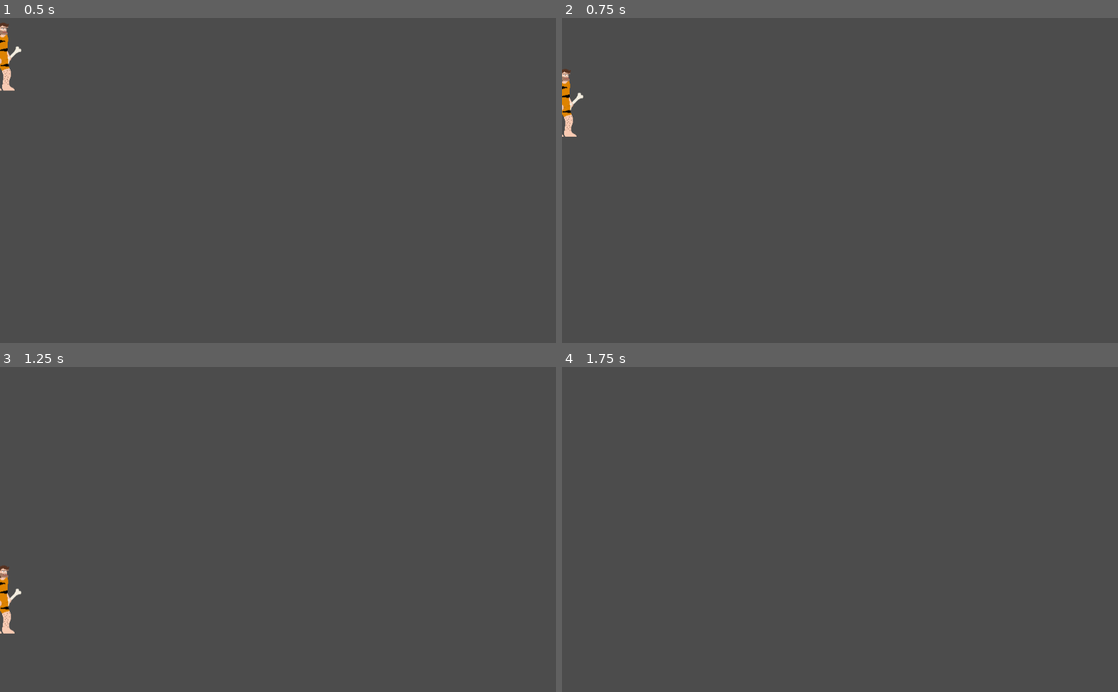
Above: before the commit, frames 1-4 (two rows, left to right).
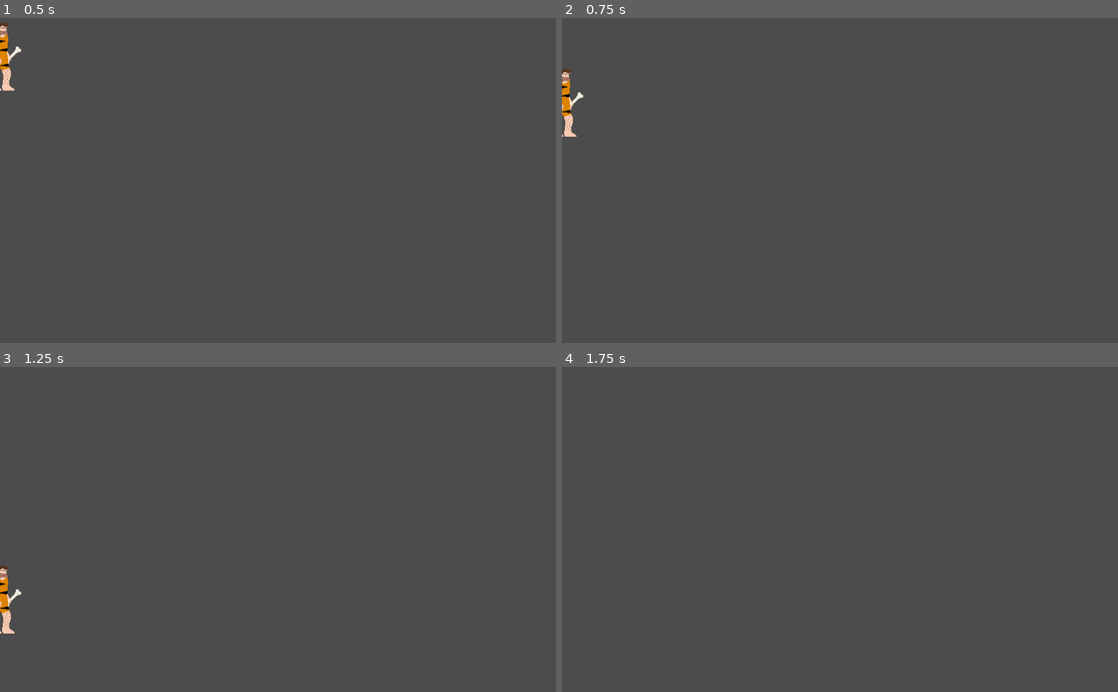
Above: after the commit, the same moments.

Repository: gilmarkandrade/game_lucas_github
Game: Godot game, scene res://inimigos/inimigos_comun/fase_1/homem_das_cavernas/side_scroller/homen_das_cavernas(s_d).tscn
Two runs of this game, one before a commit and one after it. Both use one fixed random seed, a clock stepped at 60 frames per second and the inputs below. This scene is started directly instead of the project's main scene.
Inputs:
- Up to frame 1 (0.5 s): no input
- Up to frame 2 (0.75 s): tap Enter (ui_accept) at 0.5 s; hold Right (ui_right) from 0.53 s (still down)
- Up to frame 3 (1.25 s): keep holding Right (ui_right); tap Enter (ui_accept) at 0.77 s
- Up to frame 4 (1.75 s): keep holding Right (ui_right); tap Enter (ui_accept) at 1.52 s

Frame 1 is identical in both runs. In frame 2, less than 0.1% of the frame differs, in the area x 0-4%, y 15-29%; in frame 3, less than 0.1%, in the area x 0-4%, y 61-74%; in frame 4, nothing differs.

Commit message:
Implementação outras animações homem das cavernas
Implementando as animações "walk" e "damage", corrigindo a animação "idle"

Diff:
--- a/game_lucas/inimigos/inimigos_comun/fase_1/homem_das_cavernas/side_scroller/homen_das_cavernas(s_d).tscn
+++ b/game_lucas/inimigos/inimigos_comun/fase_1/homem_das_cavernas/side_scroller/homen_das_cavernas(s_d).tscn
@@ -1,8 +1,13 @@
-[gd_scene load_steps=16 format=2]
+[gd_scene load_steps=21 format=2]
 
 [ext_resource path="res://inimigos/inimigos_comun/fase_1/homem_das_cavernas/side_scroller/script_H_C/homen_das_cavernas(s_d).gd" type="Script" id=1]
-[ext_resource path="res://inimigos/inimigos_comun/fase_1/homem_das_cavernas/side_scroller/idle_animation/idle1.png" type="Texture" id=2]
-[ext_resource path="res://inimigos/inimigos_comun/fase_1/homem_das_cavernas/side_scroller/idle_animation/idle2.png" type="Texture" id=3]
+[ext_resource path="res://inimigos/inimigos_comun/fase_1/homem_das_cavernas/side_scroller/damage_animation/damage.png" type="Texture" id=2]
+[ext_resource path="res://inimigos/inimigos_comun/fase_1/homem_das_cavernas/side_scroller/idle_animation/idle1.png" type="Texture" id=3]
+[ext_resource path="res://inimigos/inimigos_comun/fase_1/homem_das_cavernas/side_scroller/idle_animation/idle2.png" type="Texture" id=4]
+[ext_resource path="res://inimigos/inimigos_comun/fase_1/homem_das_cavernas/side_scroller/walk_animation/walk1.png" type="Texture" id=5]
+[ext_resource path="res://inimigos/inimigos_comun/fase_1/homem_das_cavernas/side_scroller/walk_animation/walk2.png" type="Texture" id=6]
+[ext_resource path="res://inimigos/inimigos_comun/fase_1/homem_das_cavernas/side_scroller/walk_animation/walk3.png" type="Texture" id=7]
+[ext_resource path="res://inimigos/inimigos_comun/fase_1/homem_das_cavernas/side_scroller/walk_animation/walk4.png" type="Texture" id=8]
 
 [sub_resource type="CapsuleShape2D" id=1]
 
@@ -14,10 +19,24 @@
 
 [sub_resource type="Animation" id=4]
 resource_name = "damage_animation"
+length = 0.4
+tracks/0/type = "value"
+tracks/0/path = NodePath("sprite_H_C:texture")
+tracks/0/interp = 1
+tracks/0/loop_wrap = true
+tracks/0/imported = false
+tracks/0/enabled = true
+tracks/0/keys = {
+"times": PoolRealArray( 0 ),
+"transitions": PoolRealArray( 1 ),
+"update": 1,
+"values": [ ExtResource( 2 ) ]
+}
 
 [sub_resource type="Animation" id=5]
 
 [sub_resource type="Animation" id=6]
+length = 0.6
 loop = true
 tracks/0/type = "value"
 tracks/0/path = NodePath("sprite_H_C:texture")
@@ -38,13 +57,39 @@
 tracks/1/imported = false
 tracks/1/enabled = true
 tracks/1/keys = {
-"times": PoolRealArray( 0 ),
-"transitions": PoolRealArray( 1 ),
+"times": PoolRealArray( 0, 0.3, 0.6 ),
+"transitions": PoolRealArray( 1, 1, 1 ),
 "update": 0,
-"values": [ 0.5 ]
+"values": [ 1.0, 1.0, 0.1 ]
 }
 
 [sub_resource type="Animation" id=7]
+length = 1.6
+loop = true
+tracks/0/type = "value"
+tracks/0/path = NodePath("sprite_H_C:texture")
+tracks/0/interp = 1
+tracks/0/loop_wrap = true
+tracks/0/imported = false
+tracks/0/enabled = true
+tracks/0/keys = {
+"times": PoolRealArray( 0.00390165, 0.5, 1, 1.5 ),
+"transitions": PoolRealArray( 1, 1, 1, 1 ),
+"update": 1,
+"values": [ ExtResource( 5 ), ExtResource( 6 ), ExtResource( 7 ), ExtResource( 8 ) ]
+}
+tracks/1/type = "value"
+tracks/1/path = NodePath("animation_H_C:playback_speed")
+tracks/1/interp = 1
+tracks/1/loop_wrap = true
+tracks/1/imported = false
+tracks/1/enabled = true
+tracks/1/keys = {
+"times": PoolRealArray( 0, 1.5, 1.5942, 1.59533, 1.59704, 1.6 ),
+"transitions": PoolRealArray( 1, 1, 1, 1, 1, 1 ),
+"update": 0,
+"values": [ 1.5, 1.5, 0.01, 0.05, 0.05, 0.5 ]
+}
 
 [sub_resource type="RectangleShape2D" id=8]
 extents = Vector2( 197.177, 28 )
@@ -74,7 +119,7 @@
 shape = SubResource( 1 )
 
 [node name="animation_H_C" type="AnimationPlayer" parent="."]
-playback_speed = 0.5
+playback_speed = 1.5
 anims/atack_left_animation = SubResource( 2 )
 anims/atack_rigth_animation = SubResource( 3 )
 anims/damage_animation = SubResource( 4 )
Not shown: 1 places in game_lucas/inimigos/inimigos_comun/fase_1/homem_das_cavernas/side_scroller/homen_das_cavernas(s_d).tscn that only renumber resources
